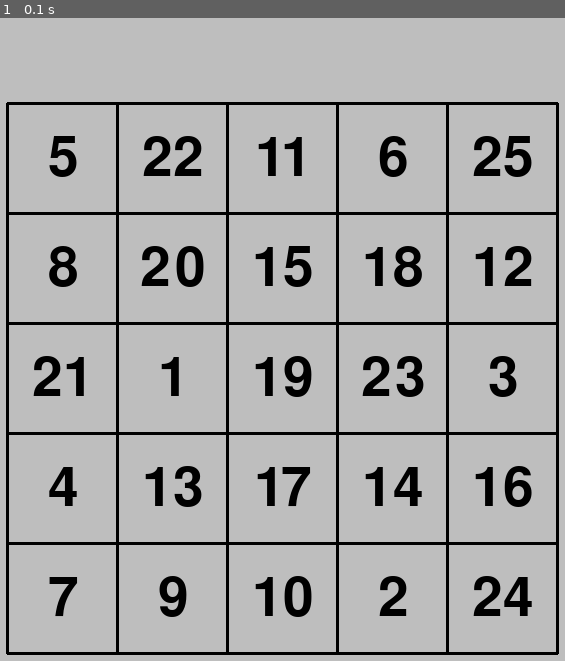
Above: before the commit, frame 1.
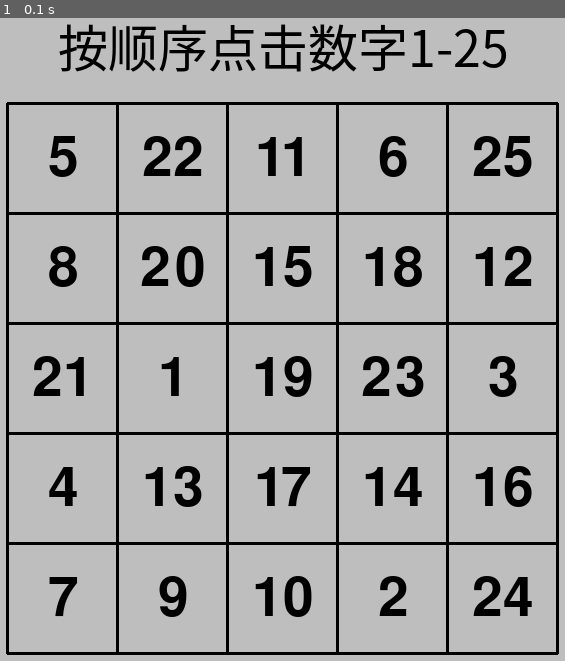
Above: after the commit, the same moment.

Repository: ytqlq/study_pygame
Game: pygame game, started from schulte_square.py
Same seed, same stepped clock (60 frames per second), same inputs: the game is played once before the commit and once after it.
Inputs:
- Up to frame 1 (0.1 s): no input

The runs differ from the first frame. In frame 1, 2.0% of the frame differs, in the area x 10-90%, y 0-9%.

Commit message:
顶部增加游戏说明

Diff:
--- a/schulte_square.py
+++ b/schulte_square.py
@@ -7,9 +7,7 @@
 
 import pygame
 import random
-
-
-# from pygame.sprite import _Group
+import os.path
 
 font = None
 numsize = 80
@@ -24,8 +22,10 @@
     for i in range(0, 21, 5):
         l_table.append(l[i : i + 5])
     return l_table
-    # print(l_table)
 
+def blitfont(text, font = None,ftsize = 50,color = 'black'):
+    ft = pygame.font.Font(font,ftsize)
+    return ft.render(text,1,color)
 
 class BlockNum(pygame.sprite.Sprite):
     def __init__(self, num, numpos: tuple, font=font, *groups) -> None:
@@ -47,13 +47,6 @@
             self.clicked = False
             return True
         return False
-        # return super().update(*args, **kwargs)
-
-    # def makeflag(self):
-    #     print('111111')
-    #     pygame.draw.arc(self.image,'red',self.image.get_rect(),0,6.28)
-    # self.image.fill('red')
-    # self.image = pygame.Surface(self.rect.size,masks='red')
 
     def click(self, rightnum):
         pos = pygame.mouse.get_pos()
@@ -71,24 +64,23 @@
             self.clicked = False
 
 
-# def count_time():
-#     res_time = 0
-#     return res_time
 
 
 def show_res(dessurface: pygame.Surface, res_time):
     dessurface.fill("blue")
     res_time /= 1000
     ft = pygame.font.Font(font, 60)
-    # ft_surf = ft.render(str(res_time),1,'black','grey')
+
     ft_surf = ft.render("%0.1f" % res_time, 1, "black", "grey")
     dessurface.blit(ft_surf, ft_surf.get_rect(center=dessurface.get_rect().center))
-    # pygame.display.update()
-    # pygame.time.wait(5000)
-    # pygame.draw.rect(dessurface,'grey')
+
 
 
 def main():
+    maindir = os.path.split(__file__)[0]
+    ftpath = os.path.join(maindir,"zh_font/heiti_GB18030.ttf")
+
+
     pygame.init()
     c = pygame.time.Clock()
     size = (600, 800)
@@ -118,6 +110,9 @@
             (iw, table_rect.bottom - line_w),
             width=line_w,
         )
+    ftsurf = blitfont("按顺序点击数字1-25",font=ftpath)
+    ft_rect = ftsurf.get_rect(centerx = bg_surf.get_rect().centerx,y = 30)
+    bg_surf.blit(ftsurf,ft_rect)
     screen.blit(bg_surf, (0, 0))
 
     numlist = create_table()  # 5*5二维数组
@@ -146,12 +141,9 @@
             show_res(res_surf, couttime)
             screen.blit(res_surf, (0, 0))
             pygame.display.flip()
-            # pygame.time.wait(5000)
+
             cur_num = 0
 
-            # print("complete.")#结束。
-
-            # running = False
         for e in pygame.event.get():
             if e.type == pygame.QUIT:
                 running = False
@@ -162,9 +154,7 @@
                             cur_num += 1
                         break
 
-            if e.type == pygame.MOUSEBUTTONUP:
-                ...
-        # numsp.update(screen)
+
         pygame.display.flip()
         c.tick(fps)
 
